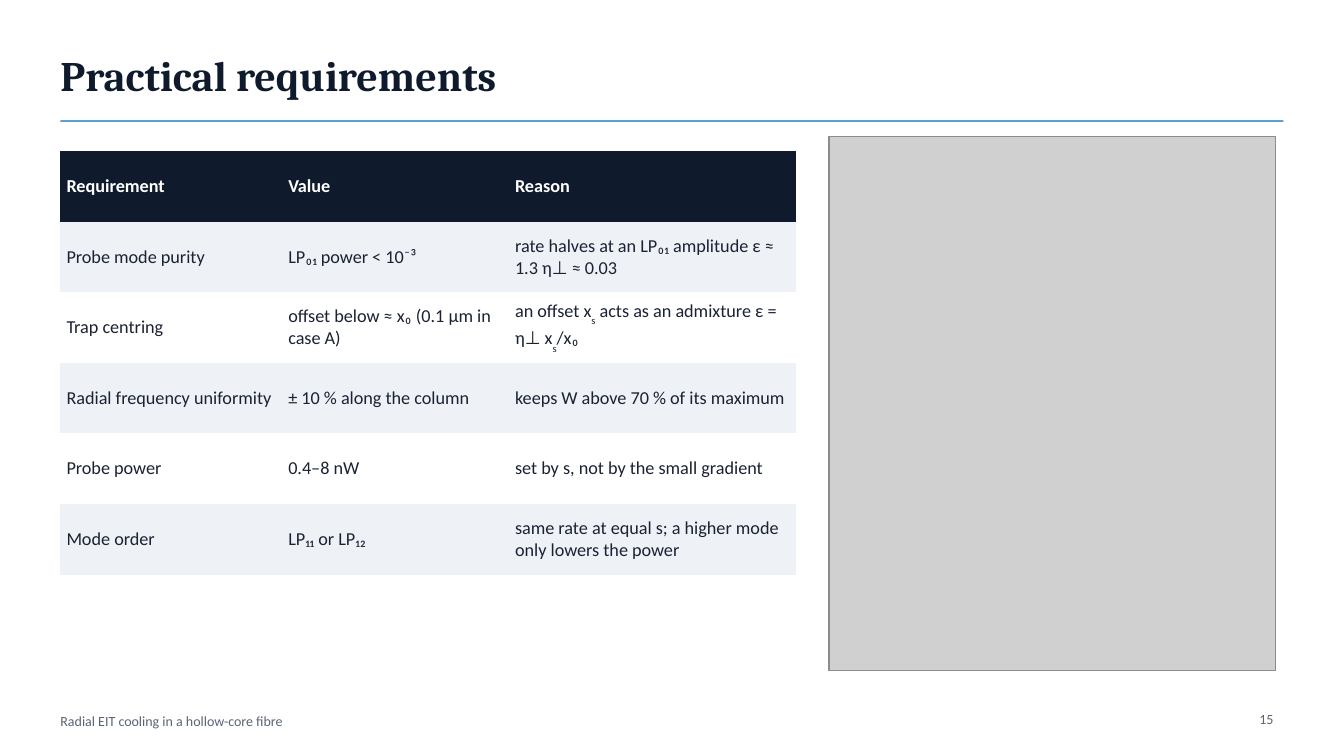
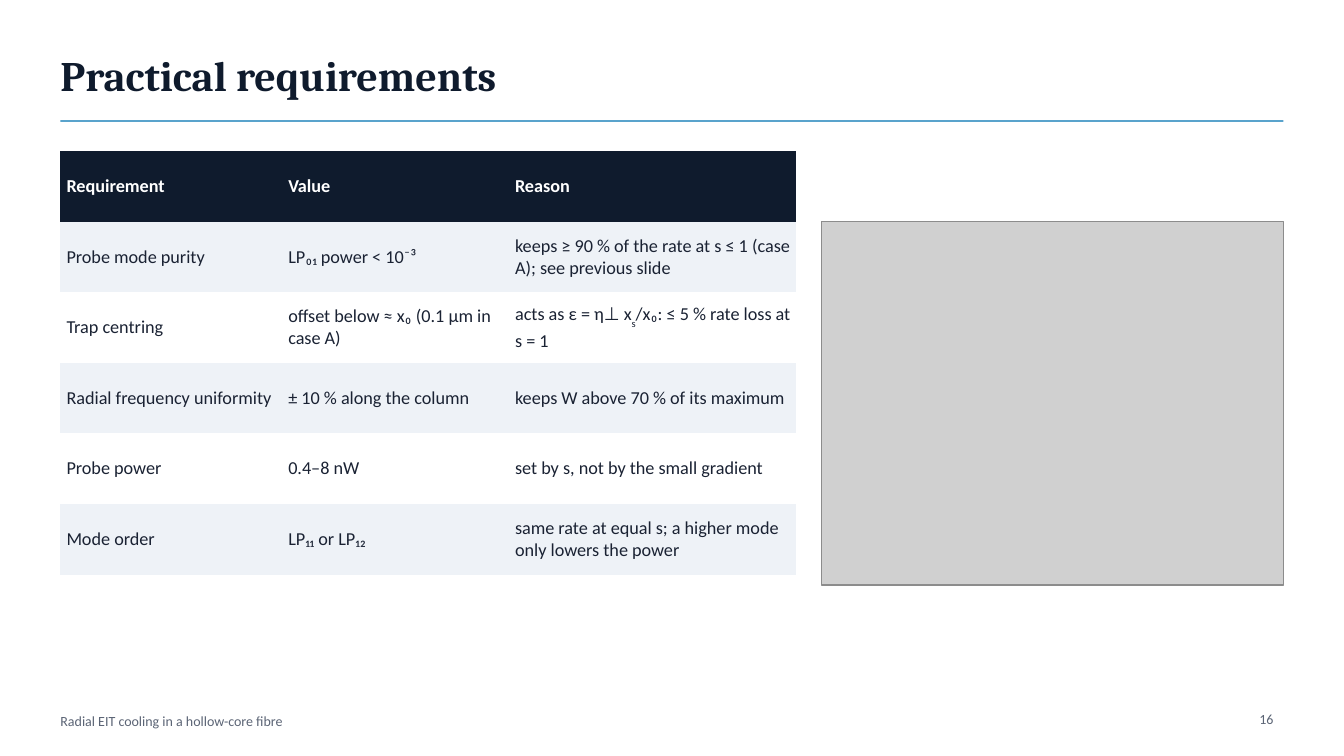
Before and after one commit to Leonardo-Razzai/hcf-eit-cooling, a slide deck: slide 16 of presentation/radial_eit_cooling_talk.pptx (slide 15 before the commit). Drawn at 1344x756 pixels with LibreOffice and Linux fonts; fonts in the diff are those of the drawing; grey boxes stand for pictures. Boxes give left, top, right and bottom in pixels: in the first picture for what was removed or moved away, otherwise in the second. Text is boxed around its words. In the diff, an @@ line names an element or a change of style, - is before the commit and + after.

```diff
--- a/presentation/radial_eit_cooling_talk.pptx
+++ b/presentation/radial_eit_cooling_talk.pptx
@@ table at box(60, 151, 797, 563) @@
-row 2, column 3: rate halves at an LP₀₁ amplitude ε ≈ 1.3 η⊥ ≈ 0.03
+row 2, column 3: keeps ≥ 90 % of the rate at s ≤ 1 (case A); see previous slide
-row 3, column 3: an offset xs acts as an admixture ε = η⊥ xs/x₀
+row 3, column 3: acts as ε = η⊥ xs/x₀: ≤ 5 % rate loss at s = 1
@@ picture: place and size @@
-picture at box(829, 136, 1275, 670)
+picture at box(822, 222, 1284, 586)
```
Also in this commit, not shown: 1 slide added, 4 other files.
